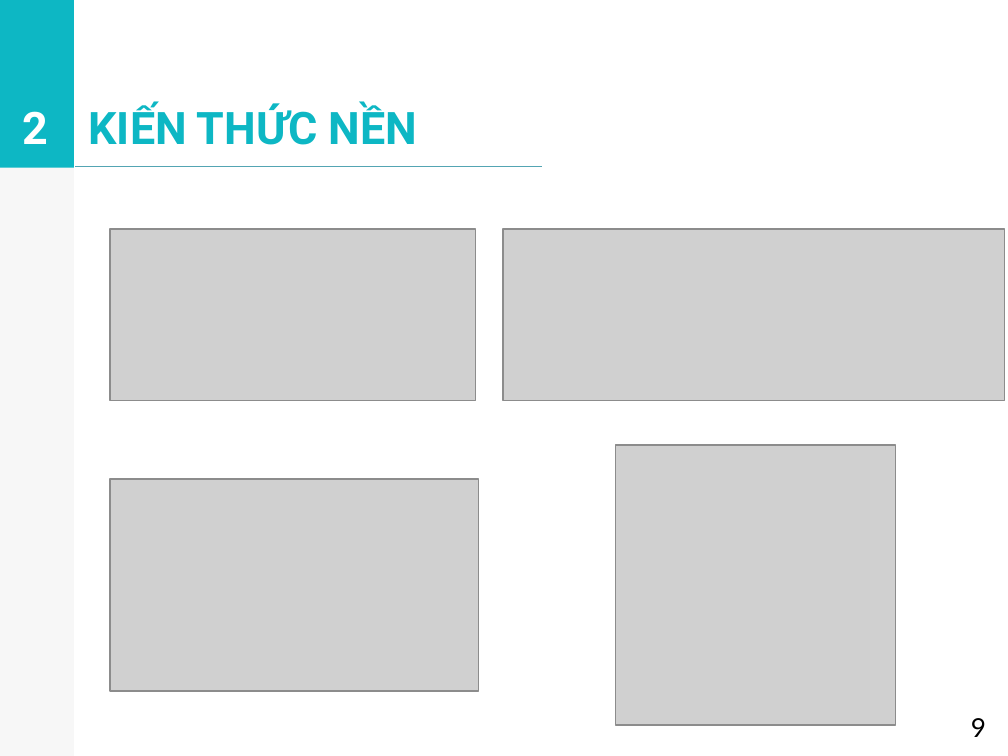
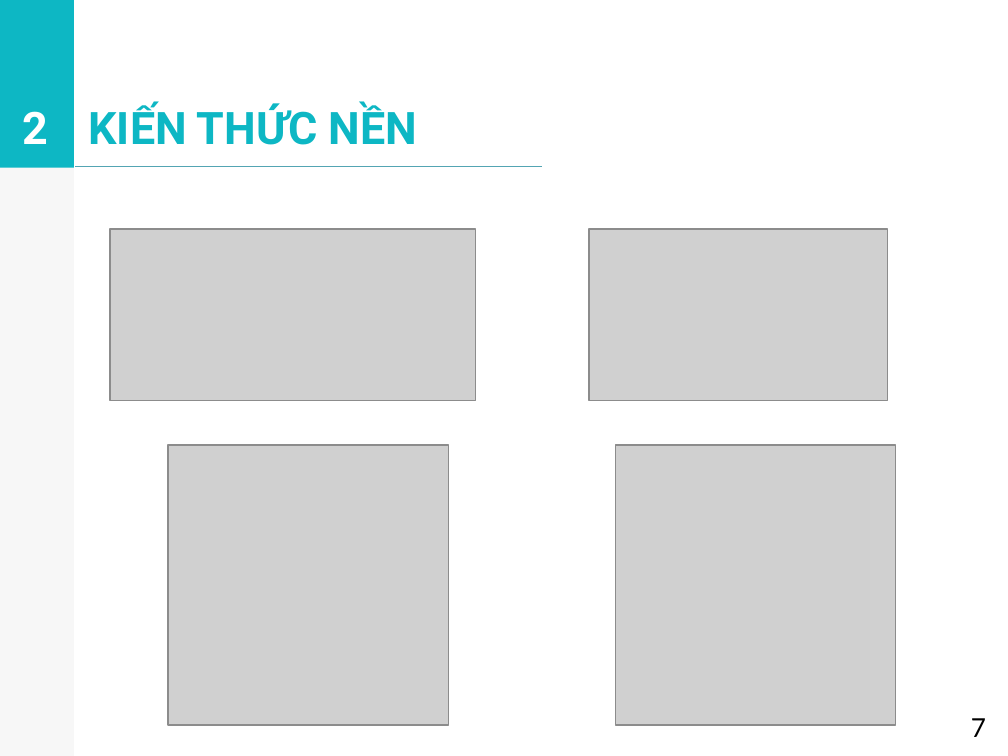
Before and after one commit to vovanluan/TTTN, a slide deck: slide 7 of BaoCao.pptx. Drawn at 1008x756 pixels with LibreOffice and Linux fonts; fonts in the diff are those of the drawing; grey boxes stand for pictures. Boxes give left, top, right and bottom in pixels: in the first picture for what was removed or moved away, otherwise in the second. Text is boxed around its words. In the diff, an @@ line names an element or a change of style, - is before the commit and + after.

Commit message:
edit final báo cáo

```diff
--- a/BaoCao.pptx
+++ b/BaoCao.pptx
@@ picture removed at [503, 228, 1004, 401] @@
@@ picture: place and size @@
-picture at [110, 478, 478, 691]
+picture at [589, 228, 887, 401]
@@ picture added at [168, 445, 449, 724] @@
@@ text at [971, 718, 986, 737]: text changed @@
-9
+7
```
Also in this commit, not shown: 13 other slides changed.
